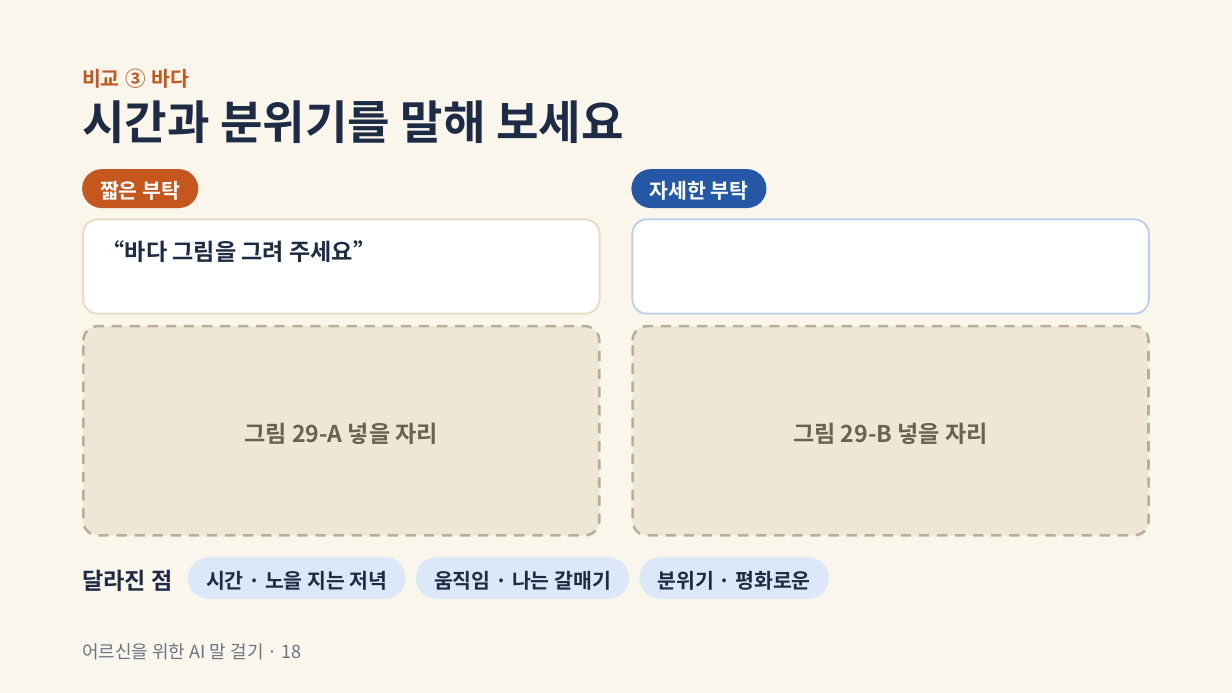
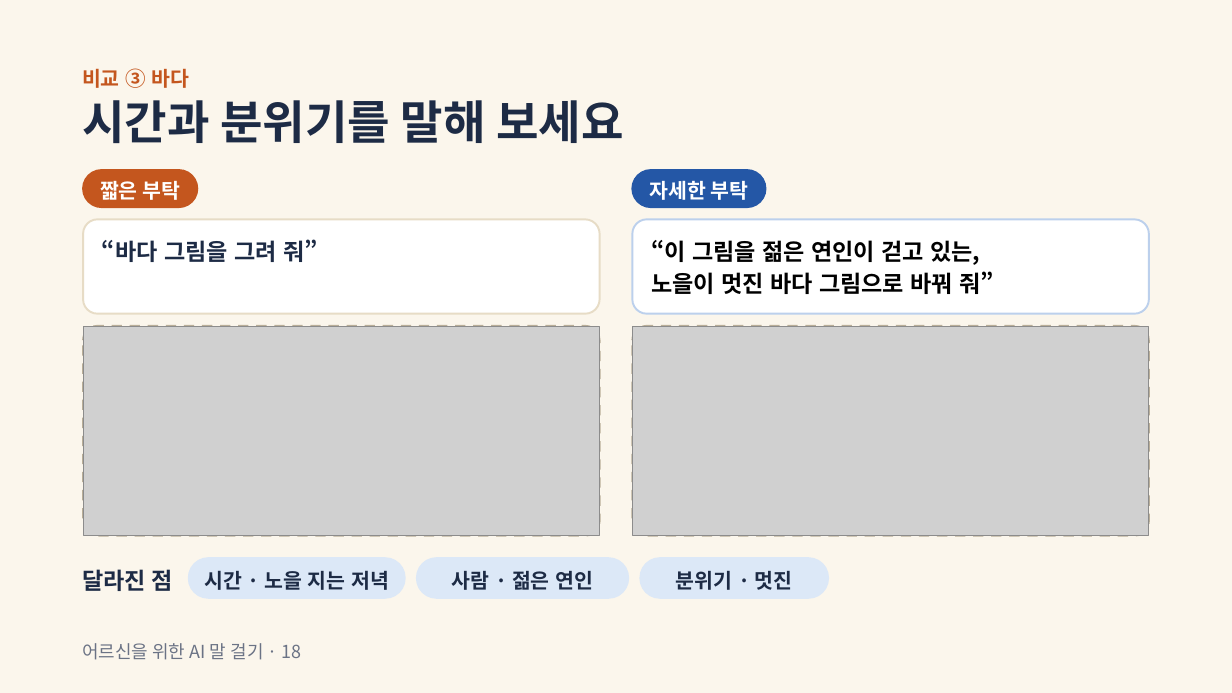
Before and after one commit to bbkilhyun0814-collab/---, a slide deck: slide 18 of ppt/ai와 함께 (카톡 챗GPT).pptx. Drawn at 1232x693 pixels with LibreOffice and Linux fonts; fonts in the diff are those of the drawing; grey boxes stand for pictures. Boxes give left, top, right and bottom in pixels: in the first picture for what was removed or moved away, otherwise in the second. Text is boxed around its words. In the diff, an @@ line names an element or a change of style, - is before the commit and + after.

```diff
--- a/ppt/ai와 함께 (카톡 챗GPT).pptx
+++ b/ppt/ai와 함께 (카톡 챗GPT).pptx
@@ text in rounded rectangle at (102,239,318,262): text changed @@
-“바다 그림을 그려 주세요”
+“바다 그림을 그려 줘”
@@ text in rounded rectangle at (651,240,995,294): text added @@
+“이 그림을 젊은 연인이 걷고 있는,
+노을이 멋진 바다 그림으로 바꿔 줘”
@@ picture added at (83,326,599,535) @@
@@ picture added at (633,326,1149,535) @@
@@ text in rounded rectangle at (244,422,439,444): text removed @@
-그림 29-A 넣을 자리
@@ text in rounded rectangle at (793,422,988,444): text removed @@
-그림 29-B 넣을 자리
@@ text in rounded rectangle at (452,571,593,590): text changed @@
-움직임 · 나는 갈매기
+사람 · 젊은 연인
@@ text in rounded rectangle at (676,571,793,590): text changed @@
-분위기 · 평화로운
+분위기 · 멋진
```
Also in this commit, not shown: 2 other files.
